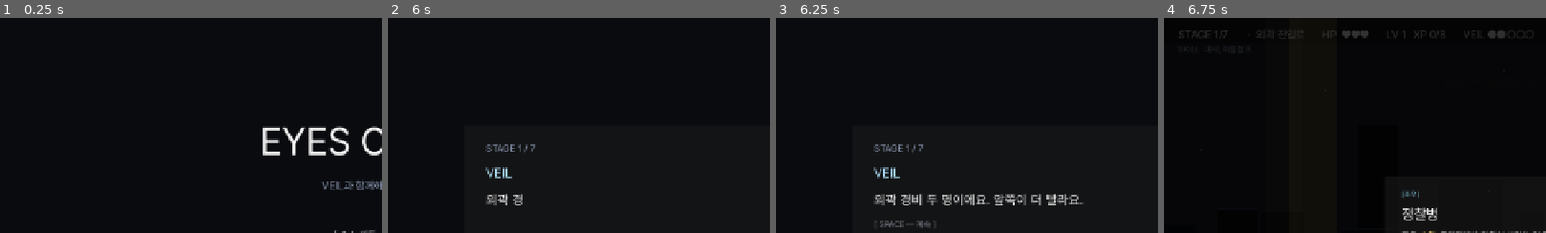
Above: before the commit, frames 1-4 (left to right).
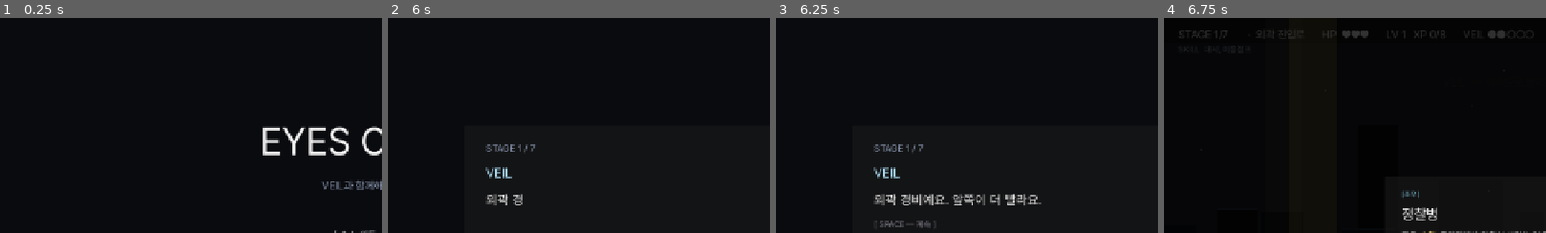
Above: after the commit, the same moments.

Repository: soomin007/EyesOnYou
Game: Godot game, scene res://scenes/main.tscn
Two runs of this game, one before a commit and one after it. Both use one fixed random seed, a clock stepped at 60 frames per second and the inputs below.
Inputs (mouse positions are % of the whole screen's width and height, from its top left):
- Up to frame 1 (0.25 s): no input
- Up to frame 2 (6 s): click "게임 시작" at 0.5 s; click "일반 모드" at 1.25 s; click "바로 시작" at 2 s; tap Enter (ui_accept) at 2.75, 4.25, 5.75 s; move the mouse to (72, 45) at 2.77 s; hold D (move_right) 2.78-4.28 s; tap Shift (dash) at 2.85, 3.8, 4.35, 5.3 s; click (72, 45) at 2.92 s; tap W (jump) at 3.02, 3.77, 5.27 s; move the mouse to (30, 55) at 3.52 s; click (30, 55) at 3.6 s; move the mouse to (60, 28) at 4.27 s; hold A (move_left) 4.28-5.03 s; move the mouse to (45, 70) at 5.02 s; hold D (move_right) from 5.03 s (still down); tap Q at 5.1 s; click (45, 70) at 5.17 s; move the mouse to (80, 65) at 5.77 s; tap E at 5.85 s
- Up to frame 3 (6.25 s): keep holding D (move_right); tap W (jump) at 6.02 s; tap Shift (dash) at 6.05 s
- Up to frame 4 (6.75 s): tap Enter (ui_accept) at 6.5 s; move the mouse to (20, 35) at 6.52 s; release D (move_right) at 6.53 s; hold A (move_left) from 6.53 s (still down); tap Space at 6.6 s
The pictures show only the part of the screen within x 0-50%, y 0-50%; the shares and areas given below are measured in that part.

Frames 1-2 are identical in both runs. In frame 3, 1.3% of the frame differs, in the area x 38-81%, y 81-88%; in frame 4, nothing differs.

Commit message:
tweak(sfx,enemy,dialogue,docs): 플레이테스트 피드백 정리 + 보스 SFX wire-up + sfx_list 재작성
Patrol 밸런스 (사용자: "어지간하면 돌진하는 애처럼"):
- PATROL_CHARGE_RANGE 120 → 240 (사격은 240~260 좁은 윈도우에서만)
- EnemyBullet.BASE_SPEED 360 → 240 (회피 가능), lifetime 1.1 → 1.6 (사거리 유지)

SFX 볼륨 보정 (SfxPlayer.VOLUME_OFFSETS):
- 너무 큼: bullet_fire -8, bullet_impact_wall -5, enemy_hurt -4, enemy_drone_drop -8
- 거의 안 들림: bomb_throw +4, bomb_explode +6, enemy_drone_hover +6

맵 경계벽 무음 처리:
- Stage._build_wall에 "boundary_wall" 그룹 마크
- Bullet._on_body_entered에서 그룹 체크해 impact SFX 생략 (실제 벽 아님 — 월드 끝 가드)

Veil 대사 정확성 (snipers는 stage 0 rooftops부터, drones는 stage 3 cooling부터 등장):
- stage 0 "외곽 경비 두 명" → "외곽 경비" (실제 3마리)
- stage 2 "이 다음부터 저격수가 나와요" → "저격수 자리가 더 많아져요"
- stage 4 "드론도 섞여서 나와요" → "위에서 오는 것들 조심해요"

Boss SFX wire-up (BossSentinel):
- _transition_to → boss_phase_change
- _arm_self_destruct → boss_self_destruct_alarm
- take_damage(hp>0) → boss_hurt
- _fire_missiles → boss_missile_launch
- _die → boss_death + (자폭 카운트다운 중 처치 시) boss_self_destruct_disarm
- SfxPlayer.KNOWN_SFX에서 boss_charge_telegraph/dash 제거 (보스는 charge 안 함)

문서:
- docs/design/sfx_list.md 재작성 — 트리거·길이·보정·상태·ElevenLabs prompt 통합
- docs/design/sfx_elevenlabs_prompts.md를 stub로 축소 (sync 부담 제거)

session_logs/2026-05-16.md 세션 2 추가

Co-Authored-By: Claude Opus 4.7 (1M context) <noreply@anthropic.com>

Diff:
--- a/scripts/BossSentinel.gd
+++ b/scripts/BossSentinel.gd
@@ -263,6 +263,7 @@
 
 func _fire_missiles() -> void:
 	# 좌/우 두 발 — 수평 이동, 플레이어 방향 노리지 않고 양방향으로 압박
+	SfxPlayer.play("boss_missile_launch")
 	_spawn_missile(global_position + Vector2(-30.0, -2.0), -1)
 	_spawn_missile(global_position + Vector2(30.0, -2.0), 1)
 
@@ -298,6 +299,8 @@
 		return
 	hp = max(0, hp - amount)
 	_flash_hit()
+	if hp > 0:
+		SfxPlayer.play("boss_hurt")
 	# 페이즈 전환 검사 — 스토리 모드는 P2/P3 모두 생략하고 자폭만 진입.
 	if not story_simplified:
 		if phase < 2 and hp <= HP_PHASE2:
@@ -320,6 +323,7 @@
 func _transition_to(new_phase: int) -> void:
 	phase = new_phase
 	phase_freeze_t = PHASE_FREEZE_DURATION
+	SfxPlayer.play("boss_phase_change")
 	# 텔레그래프 노드 리셋 — 전환 직후 잔존 점등이 어색.
 	bomb_telegraph_t = 0.0
 	missile_telegraph_t = 0.0
@@ -383,6 +387,7 @@
 func _arm_self_destruct() -> void:
 	self_destruct_active = true
 	self_destruct_t = 0.0
+	SfxPlayer.play("boss_self_destruct_alarm")
 	# 위험 영역 시각화 — inner(380, 풀뎀) 빨강, outer(1200, 1뎀) 노랑.
 	# outer 너머가 안전 영역. ARENA 1920이라 벽 끝까지 도망가면 outer 너머 도달.
 	danger_ring_inner = _make_danger_ring(SELF_DESTRUCT_INNER, Color(0.95, 0.25, 0.25, 0.85), 4.0)
@@ -457,6 +462,12 @@
 	if dead:
 		return
 	dead = true
+	# 자폭 카운트다운 중에 처치 → 알람 해제 사운드. 자폭 폭발 후 _die면 disarm 부적절.
+	# self_destruct_t == 0이면 _arm 직후 즉사한 케이스, t < SELF_DESTRUCT_TIME이면 카운트다운 중.
+	# _detonate에서 _die가 호출되는 경우엔 t >= SELF_DESTRUCT_TIME이라 자동으로 분기됨.
+	if self_destruct_active and self_destruct_t < SELF_DESTRUCT_TIME:
+		SfxPlayer.play("boss_self_destruct_disarm")
+	SfxPlayer.play("boss_death")
 	# 보스가 죽으면 소환된 잔당도 함께 정리 — ARENA에 잔존 적이 남아 클리어 흐름이 어색해지는 것 방지.
 	for m in summoned_minions:
 		if is_instance_valid(m):
--- a/scripts/Bullet.gd
+++ b/scripts/Bullet.gd
@@ -106,6 +106,7 @@
 		if not pierce:
 			queue_free()
 	elif body is StaticBody2D:
-		# 벽/플랫폼 충돌 — 사라짐
-		SfxPlayer.play("bullet_impact_wall")
+		# 벽/플랫폼 충돌 — 사라짐. 맵 경계벽은 "실제 벽"이 아니라 가드라 impact SFX 생략.
+		if not body.is_in_group("boundary_wall"):
+			SfxPlayer.play("bullet_impact_wall")
 		queue_free()
--- a/scripts/Enemy.gd
+++ b/scripts/Enemy.gd
@@ -26,7 +26,9 @@
 const PATROL_CHARGE_DURATION: float = 0.6
 const PATROL_RECOVERY: float = 1.0
 # 사격 — DETECT 범위 안 + CHARGE 범위 밖일 때 멈춰서 발사. 근접하면 돌진으로 전환.
-const PATROL_CHARGE_RANGE: float = 120.0
+# 사용자 피드백: 돌진이 메인이라 거의 항상 돌진으로 가도록 — DETECT 260의 92% 지점.
+# 사격 윈도우는 240~260px 좁게 남겨두어 가끔 한두 발만 쏘게.
+const PATROL_CHARGE_RANGE: float = 240.0
 const PATROL_FIRE_INTERVAL: float = 1.5
 const PATROL_FIRE_AIM_TIME: float = 0.3
 const PATROL_BULLET_DAMAGE: int = 1
--- a/scripts/EnemyBullet.gd
+++ b/scripts/EnemyBullet.gd
@@ -5,8 +5,10 @@
 # 플레이어 Bullet과 분리한 이유: collision mask, 색상, 속도, 데미지 규칙이 달라
 # 한 클래스에 분기를 넣기보다 별도 클래스가 깔끔.
 
-const BASE_SPEED: float = 360.0
-const BASE_LIFETIME: float = 1.1
+# 사용자 피드백(2026-05-16): 360은 회피가 거의 불가능 — 240으로 낮춤.
+# Player bullet 900 대비 27% 속도라 점프/대시로 충분히 피할 수 있는 영역.
+const BASE_SPEED: float = 240.0
+const BASE_LIFETIME: float = 1.6  # 속도 낮춘 만큼 lifetime 늘려 사거리 유지(384px → 384px)
 
 var velocity: Vector2 = Vector2.ZERO
 var damage: int = 1
--- a/scripts/SfxPlayer.gd
+++ b/scripts/SfxPlayer.gd
@@ -21,6 +21,14 @@
 	"player_dash":        -8.0,
 	"player_hurt":        -0.0,
 	"player_death":       0.0,
+	# 2026-05-16 사용자 피드백 기반 보정.
+	"bullet_fire":        -8.0,   # 사격 너무 큼 — 연발이라 더 신경 쓰임
+	"bullet_impact_wall": -5.0,   # 벽 충돌음 큼
+	"bomb_throw":         4.0,    # 거의 안 들림
+	"bomb_explode":       6.0,    # 너무 작음
+	"enemy_hurt":         -4.0,   # 적 피격 큼
+	"enemy_drone_hover":  6.0,    # 거의 안 들림
+	"enemy_drone_drop":   -8.0,   # 너무 큼
 }
 
 # 알려진 SFX ID 목록. 새 파일 추가하면 여기 등록 (또는 _register_sfx 직접 호출).
@@ -40,9 +48,9 @@
 	"enemy_drone_hover", "enemy_drone_drop",
 	"enemy_bomber_beep", "enemy_bomber_explode",
 	"enemy_hurt", "enemy_death",
-	# Boss
-	"boss_phase_change", "boss_charge_telegraph", "boss_charge_dash",
-	"boss_missile_launch", "boss_hurt",
+	# Boss — BossSentinel은 charge 공격 없음(bomb + missile + self-destruct only).
+	# 기존 KNOWN_SFX에 있던 boss_charge_* 항목은 코드와 불일치라 제거.
+	"boss_phase_change", "boss_missile_launch", "boss_hurt",
 	"boss_self_destruct_alarm", "boss_self_destruct_disarm", "boss_death",
 	# Pickups
 	"xp_collect", "hp_collect", "levelup", "skill_pick", "skill_active_use",
--- a/scripts/Stage.gd
+++ b/scripts/Stage.gd
@@ -1738,6 +1738,8 @@
 	var wall_height: float = _world_size.y + 400.0
 	var body := StaticBody2D.new()
 	body.collision_layer = 1
+	# 맵 경계벽 — 게임 내 "실제 벽"이 아니라 월드 끝 가드. Bullet은 여기 맞아도 impact SFX 안 냄.
+	body.add_to_group("boundary_wall")
 	add_child(body)
 	var col := CollisionShape2D.new()
 	var shape := RectangleShape2D.new()
--- a/scripts/VeilDialogue.gd
+++ b/scripts/VeilDialogue.gd
@@ -39,7 +39,7 @@
 const BRIEFINGS: Array = [
 	# stage 0 — ACT 1 (담담하고 직업적)
 	[
-		"외곽 경비 두 명이에요. 앞쪽이 더 빨라요.",
+		"외곽 경비예요. 앞쪽이 더 빨라요.",
 		"첫 임무예요, 요원. 천천히 가도 돼요.",
 		"외곽부터 시작해요. 경계가 느슨한 편이에요.",
 	],
@@ -51,7 +51,7 @@
 	],
 	# stage 2 — ACT 1→2 전환 (VEIL 판단 틀림 인정)
 	[
-		"중간이에요. 이 다음부터 저격수가 나와요.",
+		"중간이에요. 저격수 자리가 더 많아져요 — 시야 끊기는 곳 골라요.",
 		"경비가 예상보다 많아요. 제 판단이 틀렸어요.",
 		"이 시설, 생각보다 오래됐어요.",
 	],
@@ -61,9 +61,9 @@
 		"여기 어디 잠긴 문이 있을 거예요. 신경 쓰지 말아요.",
 		"이 구역은 오래됐어요. 누가 봉인한 건지 저도 몰라요.",
 	],
-	# stage 4 — ACT 2 (드론 첫 등장, VEIL 임무 외 질문)
-	[
-		"드론도 섞여서 나와요. 위쪽도 봐요.",
+	# stage 4 — ACT 2 (VEIL 임무 외 질문 — 드론은 stage 3 cooling에서도 등장 가능해 라인 일반화)
+	[
+		"위에서 오는 것들 조심해요. 머리 위 자주 봐요.",
 		"핵심부 가까워요. 여기서부터 달라요.",
 		"요원, 이 임무 의뢰인이 누군지 알아요? 저도 몰라요. 그냥 궁금했어요.",
 	],
Not shown, changed: docs/design/sfx_elevenlabs_prompts.md
Not shown, changed: docs/design/sfx_list.md
Not shown, changed: session_logs/2026-05-16.md
